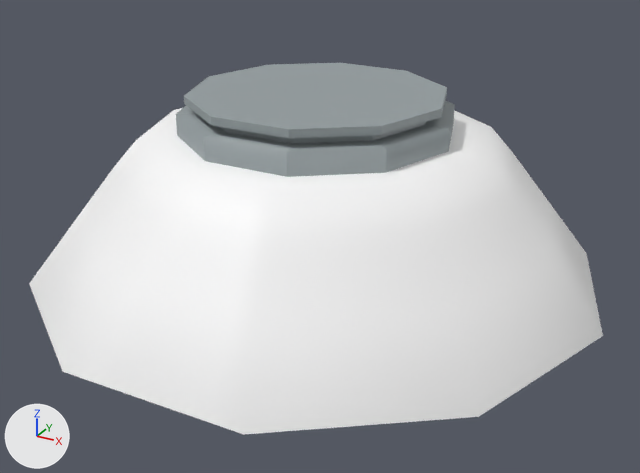
What one commit did to the FBX model Assets/Art/Models/pod.fbx.
The view is the same before and after, from a 50 mm lens placed at (0.0759, -0.1371, 0.0494), pointed at (-0.0002, 0.0011, -0.0197). Every picture has the same lights, and +X, +Y and +Z are marked at lower left. Where no turn or scale is listed for an object, it has been applied to the vertices.

The older version as bpy lines, for what is in view:
```python
me_mesh_039 = bpy.data.meshes.new('Mesh.039')
me_mesh_039.from_pydata(...)  # 272 vertices, 272 faces; spans x -0.0548..0.0548, y -0.0521..0.0521, z -0.0308..0.0055
me_mesh_039.materials.append(mat_greymetal)  # its picture is missing
me_mesh_041 = bpy.data.meshes.new('Mesh.041')
me_mesh_041.from_pydata(...)  # 62 vertices, 65 faces; spans x -0.0254..0.0254, y -0.0242..0.0242, z 0.0..0.0074
me_mesh_041.materials.append(mat_lightbluegrey)  # grey #959fa1
ob_pcone3 = bpy.data.objects.new('pCone3', me_mesh_039)
ob_pcone3.location = (0.0, 0.0, -0.0033)
ob_pcylinder1 = bpy.data.objects.new('pCylinder1', me_mesh_041)
ob_pcylinder1.location = (0.0, 0.0, 0.0019)
```
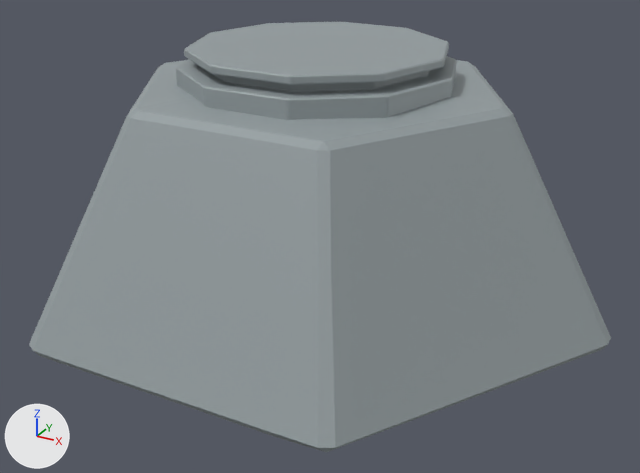
The newer file is also turned or shifted as a whole; pictures and numbers use the older file's frame.

What changed in the scene script:
```text
Add me_mesh_005_1:
    me_mesh_005_1.from_pydata(...)  # 250 vertices, 252 faces; spans x -0.0254..0.0254, y -0.0242..0.0242, z 0.0..0.0074
    me_mesh_005_1.materials.append(mat_lightbluegrey)  # grey #959fa1
Add me_mesh_1:
    me_mesh_1.from_pydata(...)  # 128 vertices, 129 faces; spans x -0.0565..0.0565, y -0.0496..0.0502, z -0.0195..0.0218
    me_mesh_1.materials.append(mat_lightbluegrey)  # grey #959fa1
Remove ob_pcone3:
    ob_pcone3 = bpy.data.objects.new('pCone3', me_mesh_039)
    ob_pcone3.location = (0.0, 0.0, -0.0033)
Remove ob_pcylinder1:
    ob_pcylinder1 = bpy.data.objects.new('pCylinder1', me_mesh_041)
    ob_pcylinder1.location = (0.0, 0.0, 0.0019)
Add ob_pcylinder34:
    ob_pcylinder34 = bpy.data.objects.new('pCylinder34', me_mesh_005_1)
    ob_pcylinder34.location = (-0.0008, 0.0018, 0.0098)
Add ob_podex:
    ob_podex = bpy.data.objects.new('PodEx', me_mesh_1)
    ob_podex.location = (-0.0008, 0.0018, -0.0093)
```

Changed parts and their boxes (x1, y1, x2, y2) in the pictures (640 x 473 px):
'PodEx', added: after (29, 60, 611, 452)
'pCone3', deleted: before (29, 108, 603, 435)
'pCylinder1', deleted: before (176, 63, 455, 177)
'pCylinder34', added: after (176, 22, 457, 120)
